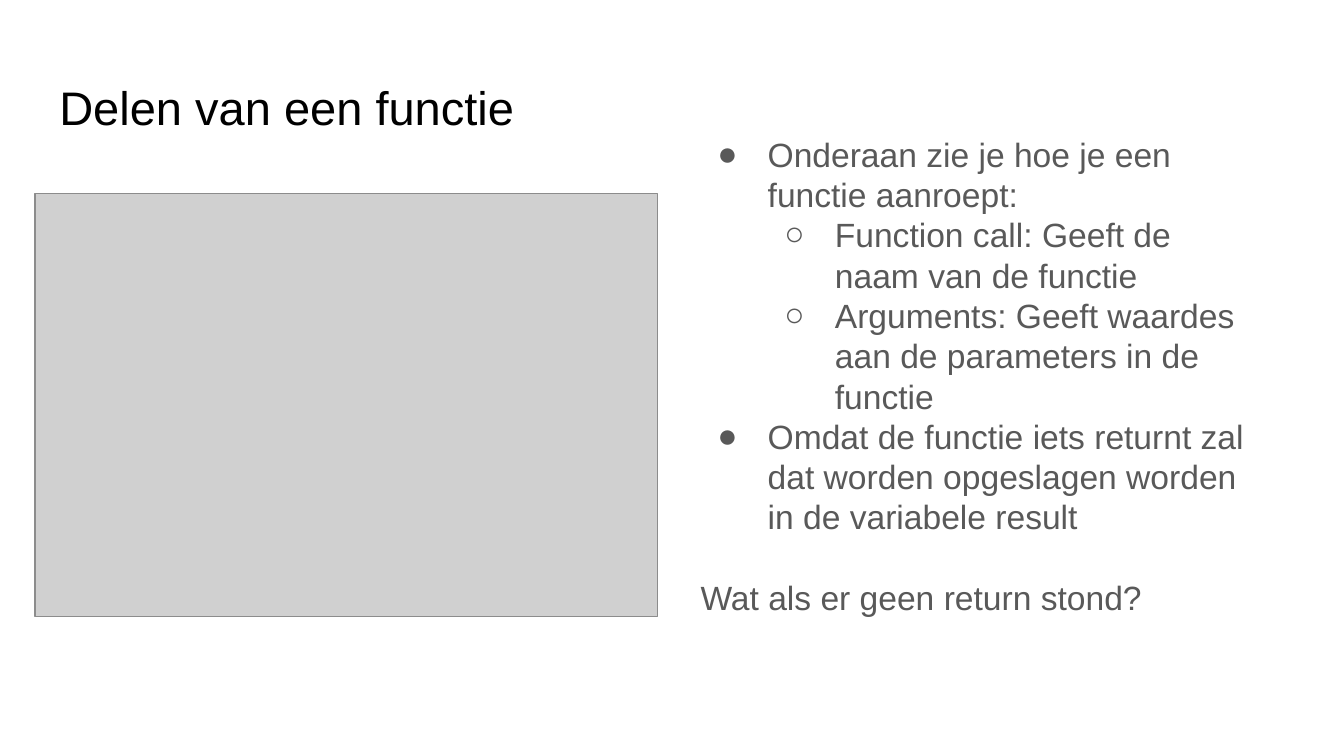
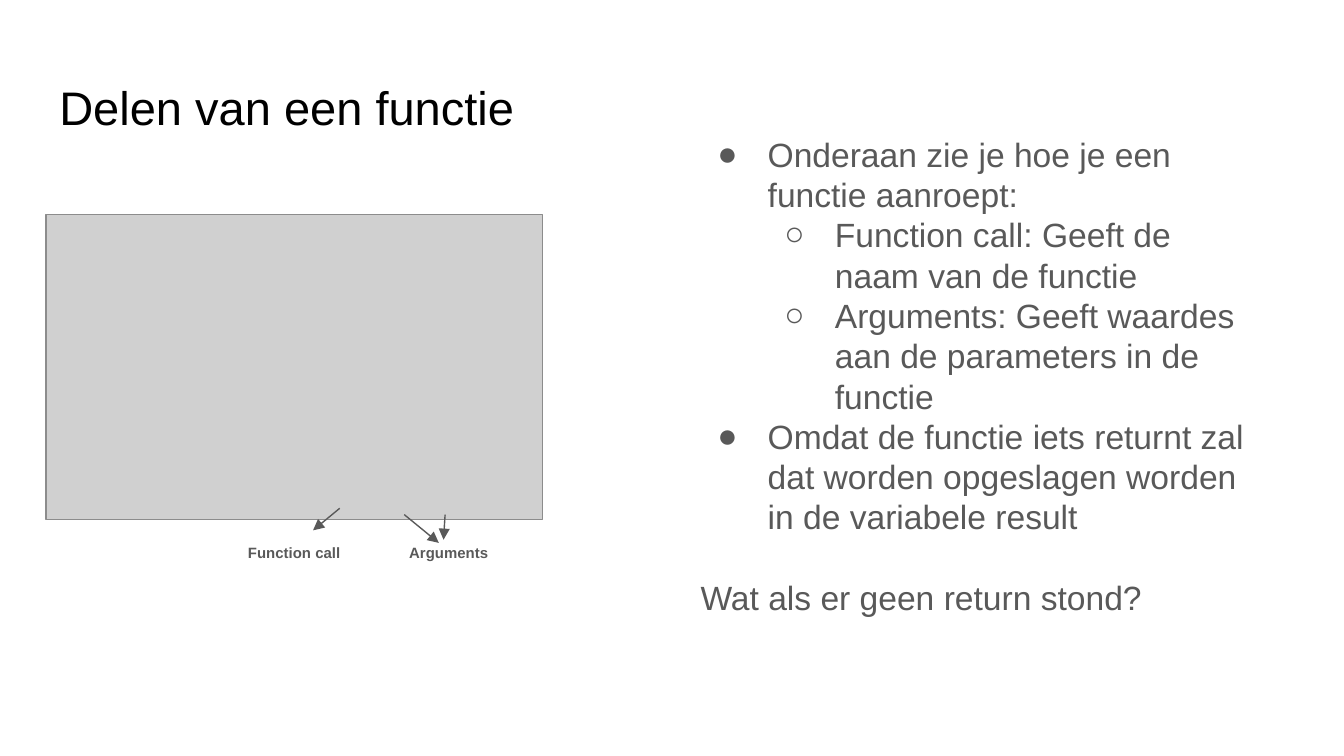
Before and after one commit to emmauscollege/emmauscollege.github.io, a slide deck: slide 7 of methode/static/theorie/programmeren/3-Functies.pptx (slide 6 before the commit). Drawn at 1344x756 pixels with LibreOffice and Linux fonts; fonts in the diff are those of the drawing; grey boxes stand for pictures. Boxes give left, top, right and bottom in pixels: in the first picture for what was removed or moved away, otherwise in the second. Text is boxed around its words. In the diff, an @@ line names an element or a change of style, - is before the commit and + after.

```diff
--- a/methode/static/theorie/programmeren/3-Functies.pptx
+++ b/methode/static/theorie/programmeren/3-Functies.pptx
@@ picture: place and size @@
-picture at (35,194,657,617)
+picture at (46,215,542,520)
@@ arrow added from (340, 508) to (313, 531), #595959 0.75 pt @@
@@ arrow added from (405, 515) to (439, 543), #595959 0.75 pt @@
@@ arrow added from (445, 515) to (444, 540), #595959 0.75 pt @@
@@ text added at (248,547,340,558), 8 pt, text #595959, bold @@
+Function call
@@ text added at (409,547,488,561), 8 pt, text #595959, bold @@
+Arguments
```
Also in this commit, not shown: 3 other slides changed, 2 slides added.
